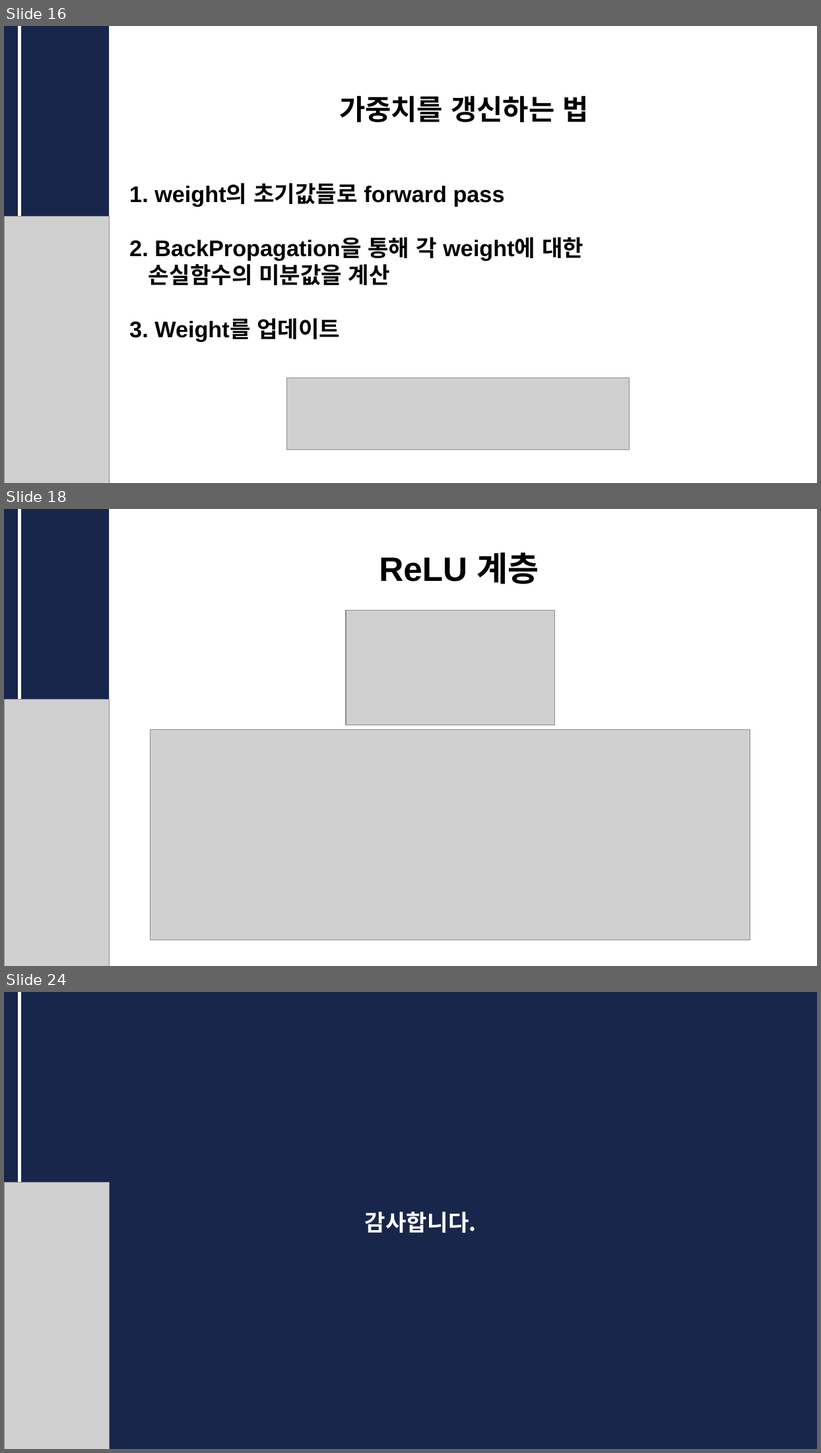
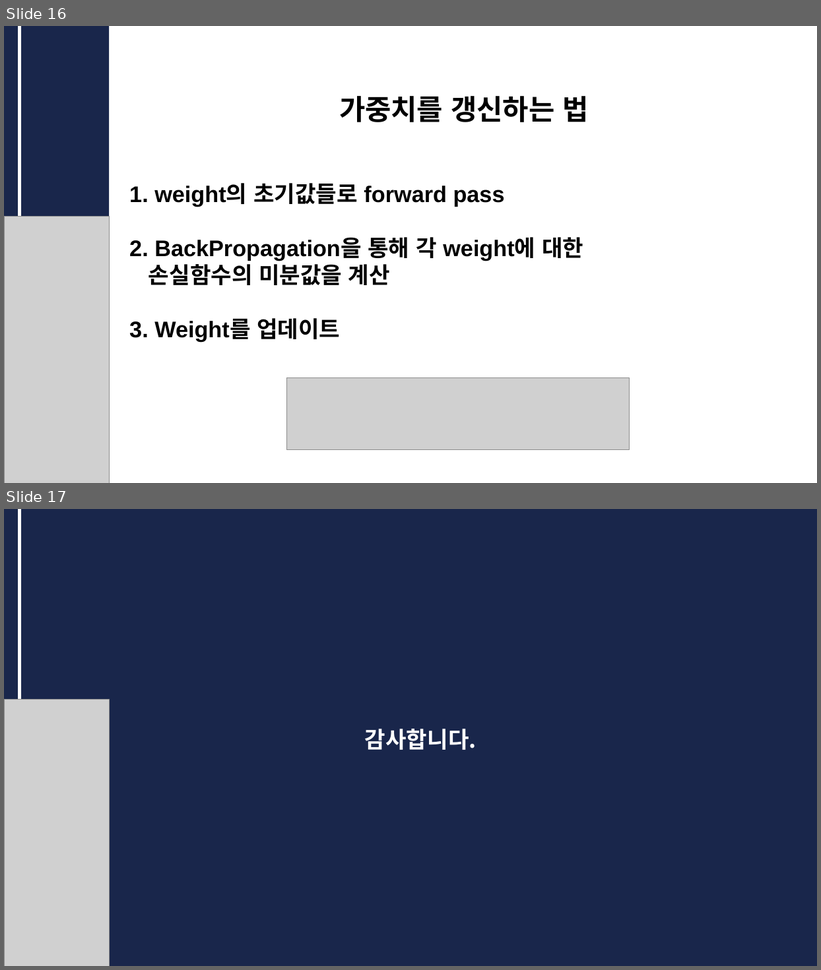
Before and after one commit to CUAI-CAU/2023-1_Study_DLfromScratch1, a slide deck: 발표자료/CUAI_딥러닝__0523.pptx. Shown one above the other, each under a label of ours: slides 16, 18 and 24 before the commit, slides 16 and 17 after it; the slides between them are not shown. The pictures are 821x1453 and 821x970 pixels, drawn with LibreOffice and Linux fonts; fonts in the diff are those of the drawing; grey boxes stand for pictures. Boxes give left, top, right and bottom in pixels: in the first picture for what was removed or moved away, otherwise in the second. Text is boxed around its words. In the diff, an @@ line names an element or a change of style, - is before the commit and + after.

```diff
--- a/발표자료/CUAI_딥러닝__0523.pptx
+++ b/발표자료/CUAI_딥러닝__0523.pptx
@@ slide 18 removed at (x1=4, y1=509, x2=817, y2=966), background #FFFFFF @@
@@ rectangle removed at (x1=4, y1=509, x2=109, y2=966) @@
@@ line removed from (19, 509) to (19, 700) @@
@@ text removed at (x1=379, y1=553, x2=539, y2=584) @@
-ReLU 계층
@@ picture removed at (x1=347, y1=611, x2=555, y2=726) @@
@@ picture removed at (x1=4, y1=700, x2=108, y2=966) @@
@@ picture removed at (x1=151, y1=730, x2=750, y2=941) @@
@@ what was slide 24 is now slide 17 @@
```
Also in this commit, not shown: 4 slides changed, 6 other slides removed.
